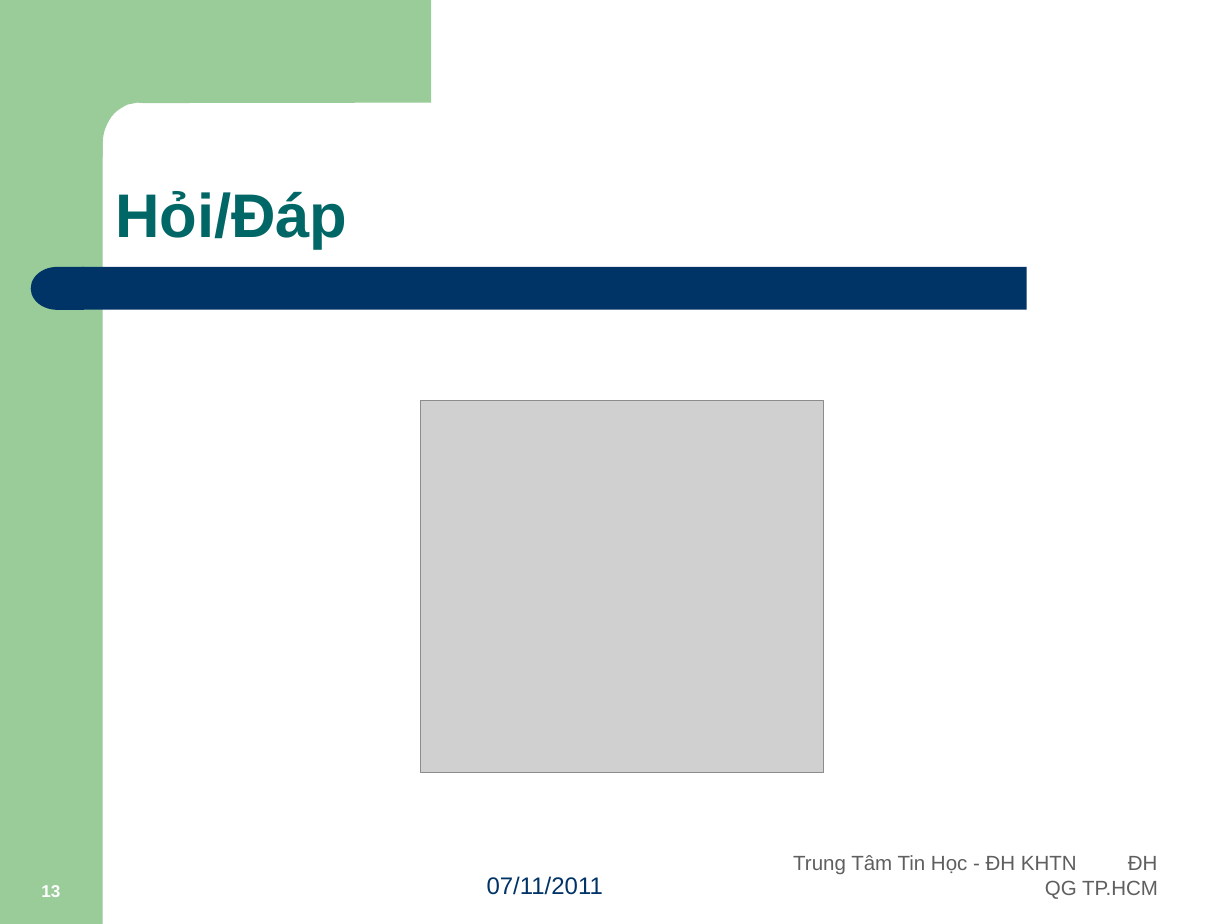
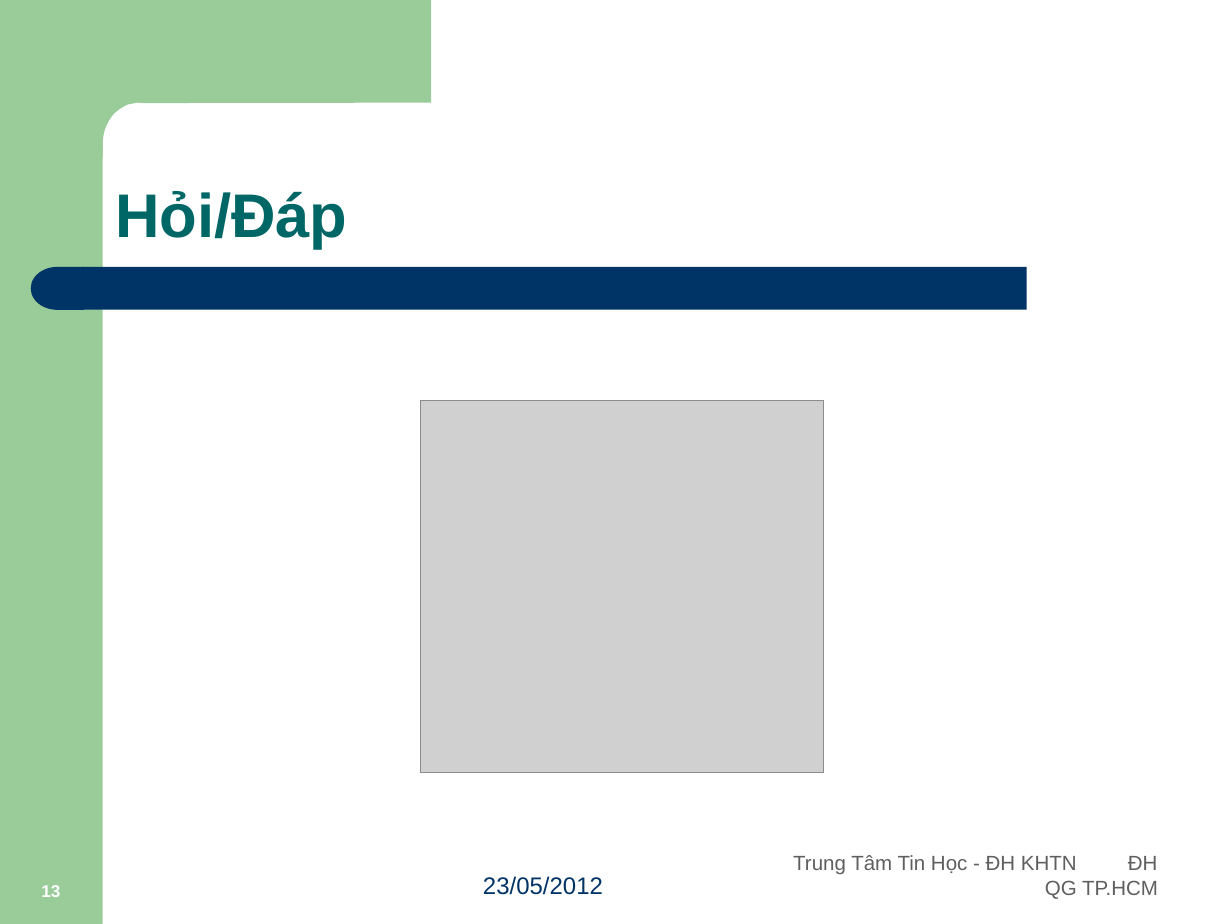
Before and after one commit to Timon-CHP/t3hand, a slide deck: slide 13 of lessions/Android_Par09_Sound.pptx. Drawn at 1232x924 pixels with LibreOffice and Linux fonts; fonts in the diff are those of the drawing; grey boxes stand for pictures. Boxes give left, top, right and bottom in pixels: in the first picture for what was removed or moved away, otherwise in the second. Text is boxed around its words. In the diff, an @@ line names an element or a change of style, - is before the commit and + after.

```diff
--- a/lessions/Android_Par09_Sound.pptx
+++ b/lessions/Android_Par09_Sound.pptx
@@ text at [483, 876, 603, 895]: text changed @@
-07/11/2011
+23/05/2012
```
Also in this commit, not shown: 1 other slide changed, 3 other files.
